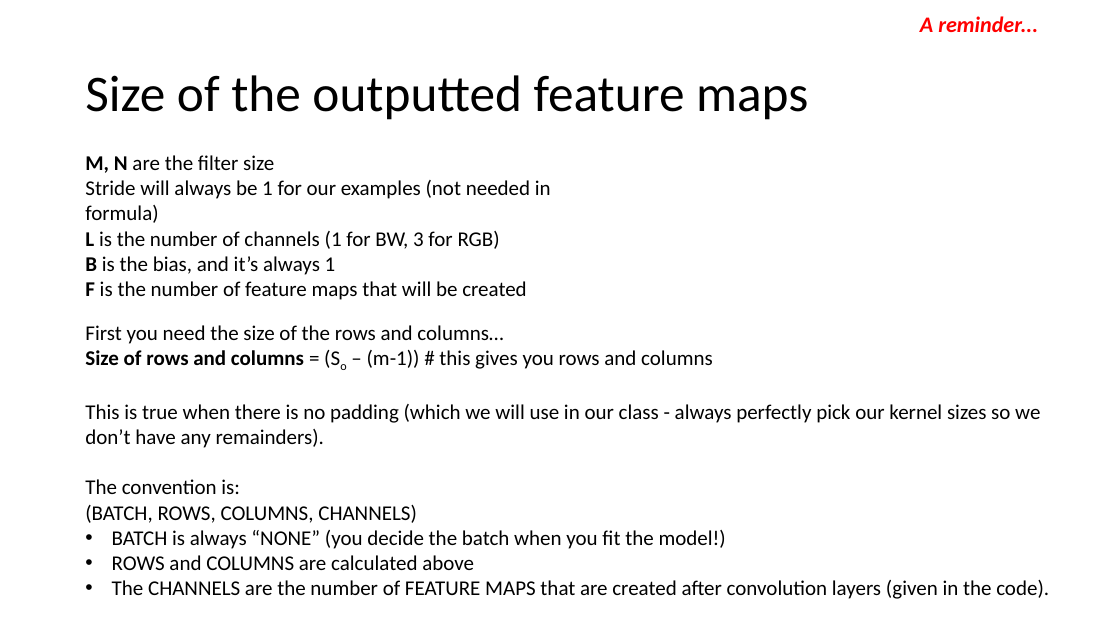
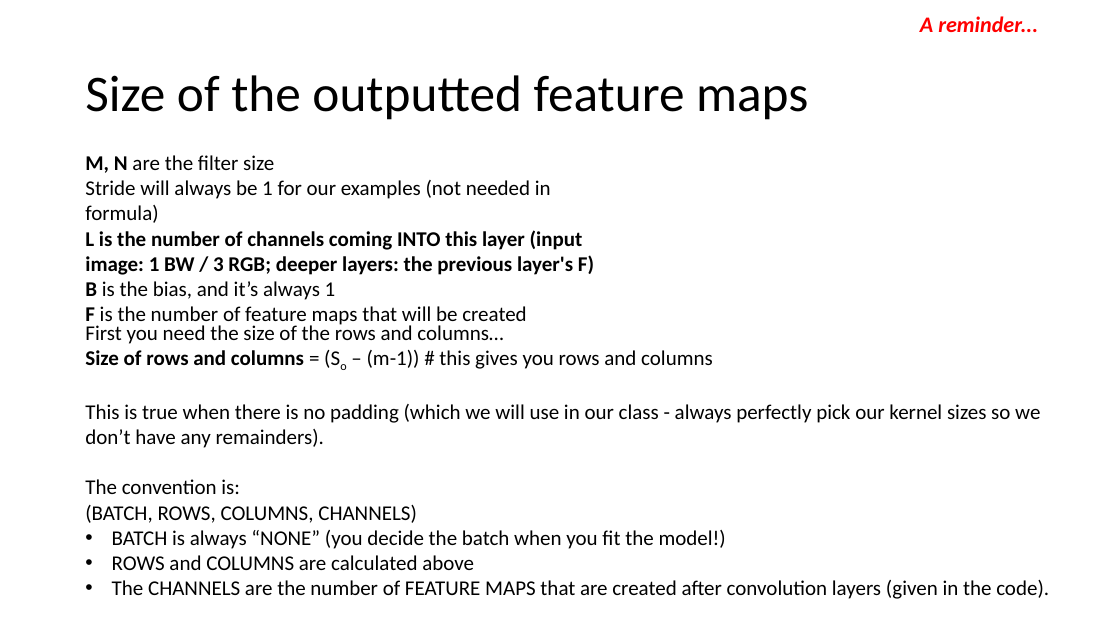
Before and after one commit to drdave-teaching/OPIM5509Files, a slide deck: slide 4 of OPIM5509_Module3_Files/slides/Math for Simple ConvNet Example.pptx. Drawn at 1120x630 pixels with LibreOffice and Linux fonts; fonts in the diff are those of the drawing. Boxes give left, top, right and bottom in pixels: in the first picture for what was removed or moved away, otherwise in the second. Text is boxed around its words. In the diff, an @@ line names an element or a change of style, - is before the commit and + after.

```diff
--- a/OPIM5509_Module3_Files/slides/Math for Simple ConvNet Example.pptx
+++ b/OPIM5509_Module3_Files/slides/Math for Simple ConvNet Example.pptx
@@ text at bbox=[85, 230, 594, 275]: text changed; bold on @@
-L is the number of channels (1 for BW, 3 for RGB)
+L is the number of channels coming INTO this layer (input image: 1 BW / 3 RGB; deeper layers: the previous layer's F)
```
Also in this commit, not shown: 4 other slides changed, 3 other files.
